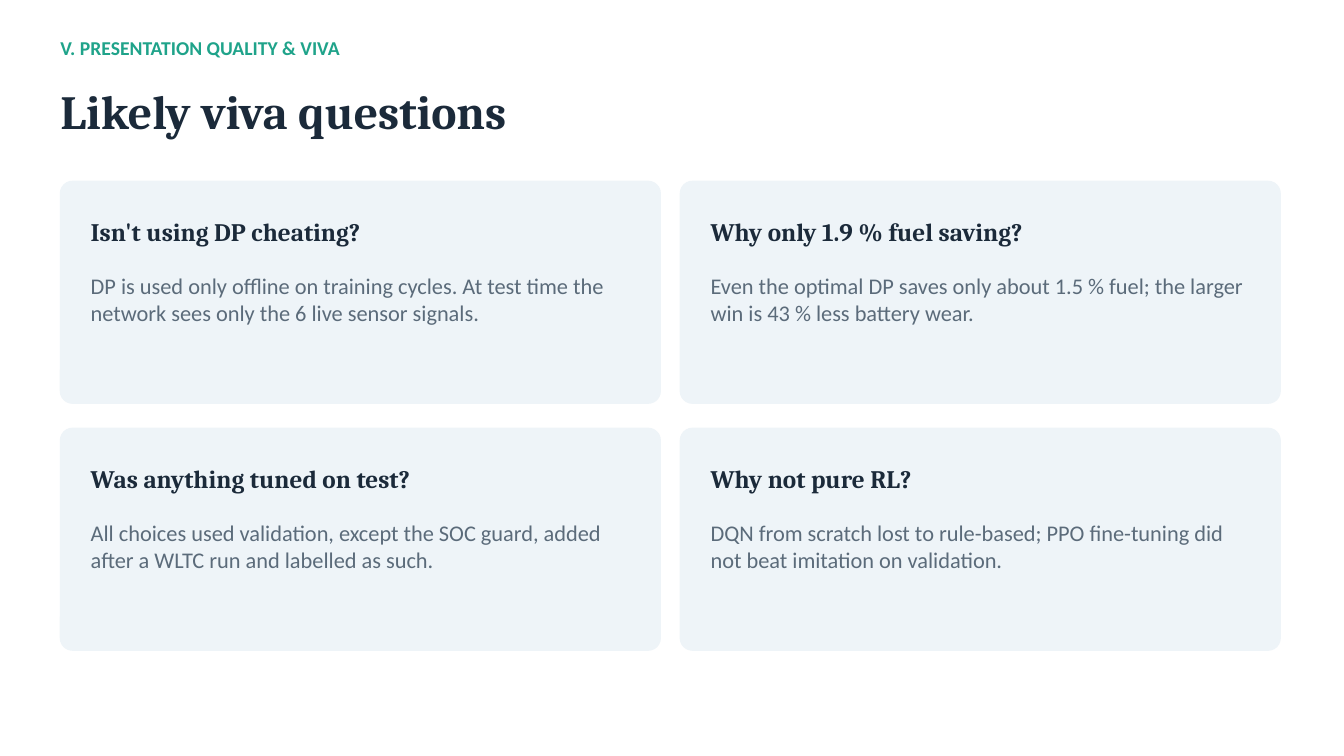
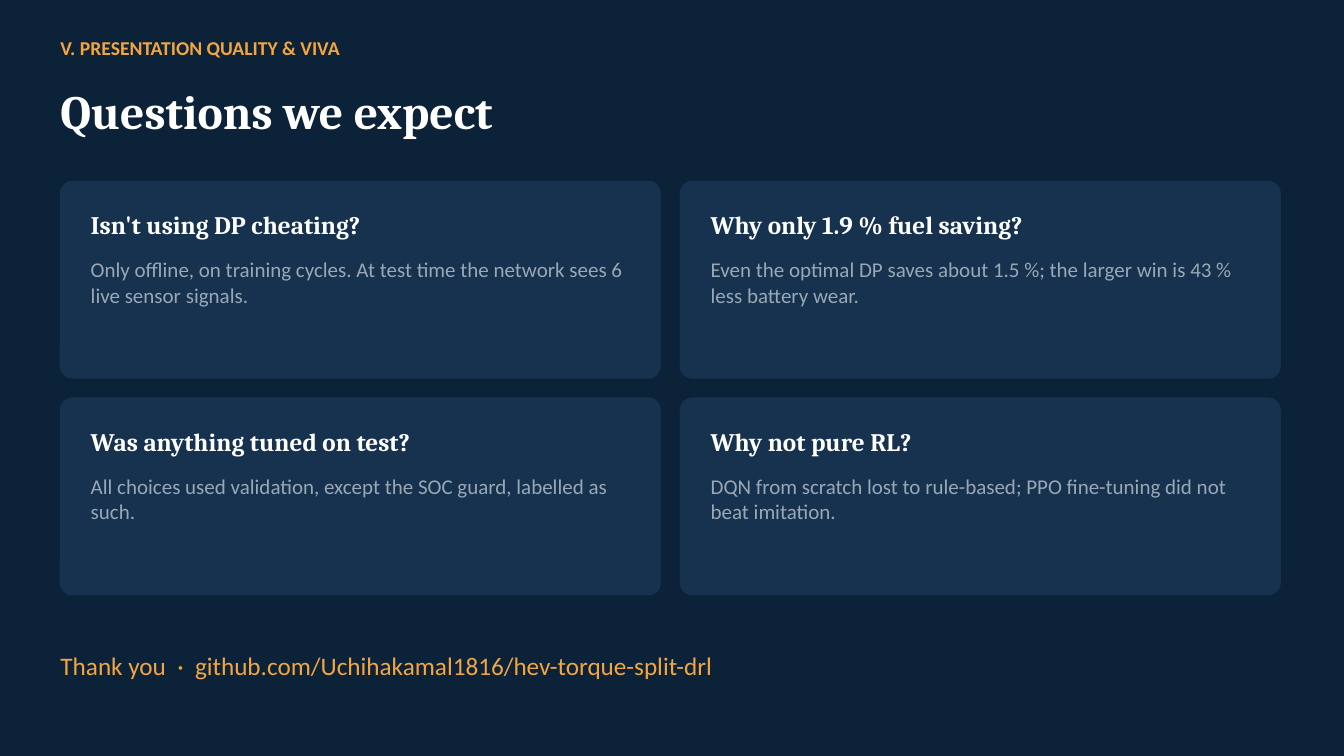
Before and after one commit to Uchihakamal1816/hev-torque-split-drl, a slide deck: slide 12 of HEV_Torque_Split_RL.pptx (slide 14 before the commit). Drawn at 1344x756 pixels with LibreOffice and Linux fonts; fonts in the diff are those of the drawing. Boxes give left, top, right and bottom in pixels: in the first picture for what was removed or moved away, otherwise in the second. Text is boxed around its words. In the diff, an @@ line names an element or a change of style, - is before the commit and + after.

```diff
--- a/HEV_Torque_Split_RL.pptx
+++ b/HEV_Torque_Split_RL.pptx
@@ background #FFFFFF to #0B2239 @@
@@ text "V. PRESENTATION QUALITY & VIVA" at (60,42,339,58): text colour #1FA38A to #F2A541 @@
@@ text at (60,96,493,139): text changed; text colour #1B2A3A to #FFFFFF @@
-Likely viva questions
+Questions we expect
@@ rounded rectangle: place and size @@
-rounded rectangle at (60,181,660,403)
+rounded rectangle at (60,181,660,378)
@@ rounded rectangle: place and size @@
-rounded rectangle at (681,181,1280,403)
+rounded rectangle at (681,181,1280,378)
@@ text at (91,262,622,307): text changed; size 16 to 15 pt; text colour #5B6B7A to #9AA8B5 @@
-DP is used only offline on training cycles. At test time the network sees only the 6 live sensor signals.
+Only offline, on training cycles. At test time the network sees 6 live sensor signals.
@@ text at (711,262,1211,307): text changed; size 16 to 15 pt; text colour #5B6B7A to #9AA8B5 @@
-Even the optimal DP saves only about 1.5 % fuel; the larger win is 43 % less battery wear.
+Even the optimal DP saves about 1.5 %; the larger win is 43 % less battery wear.
@@ rounded rectangle: place and size @@
-rounded rectangle at (60,429,660,650)
+rounded rectangle at (60,398,660,595)
@@ text "Was anything tuned on test?": place and size @@
-text "Was anything tuned on test?" at (91,470,411,494)
+text "Was anything tuned on test?" at (91,433,411,457)
@@ fill #EEF4F8 to #16324F; outline #EEF4F8 1 pt to #16324F 1 pt; proportions changed in 4 elements at (60,181,660,378), (681,181,1280,378), (60,398,660,595), (681,398,1280,595) @@
@@ rounded rectangle: place and size @@
-rounded rectangle at (681,429,1280,650)
+rounded rectangle at (681,398,1280,595)
@@ text colour #1B2A3A to #FFFFFF in 4 elements at (91,216,360,240), (711,216,1023,240), (91,433,411,457), (711,433,911,457) @@
@@ text "Why not pure RL?": place and size @@
-text "Why not pure RL?" at (711,470,911,494)
+text "Why not pure RL?" at (711,433,911,457)
@@ text at (91,479,607,519): text changed; size 16 to 15 pt; text colour #5B6B7A to #9AA8B5 @@
-All choices used validation, except the SOC guard, added after a WLTC run and labelled as such.
+All choices used validation, except the SOC guard, labelled as such.
@@ text at (711,479,1226,519): text changed; size 16 to 15 pt; text colour #5B6B7A to #9AA8B5 @@
-DQN from scratch lost to rule-based; PPO fine-tuning did not beat imitation on validation.
+DQN from scratch lost to rule-based; PPO fine-tuning did not beat imitation.
@@ text added at (60,657,712,680), 18 pt, text #F2A541 @@
+Thank you · github.com/Uchihakamal1816/hev-torque-split-drl
```
Also in this commit, not shown: 8 other slides changed, 3 slides added, 6 slides removed, 1 other file.
